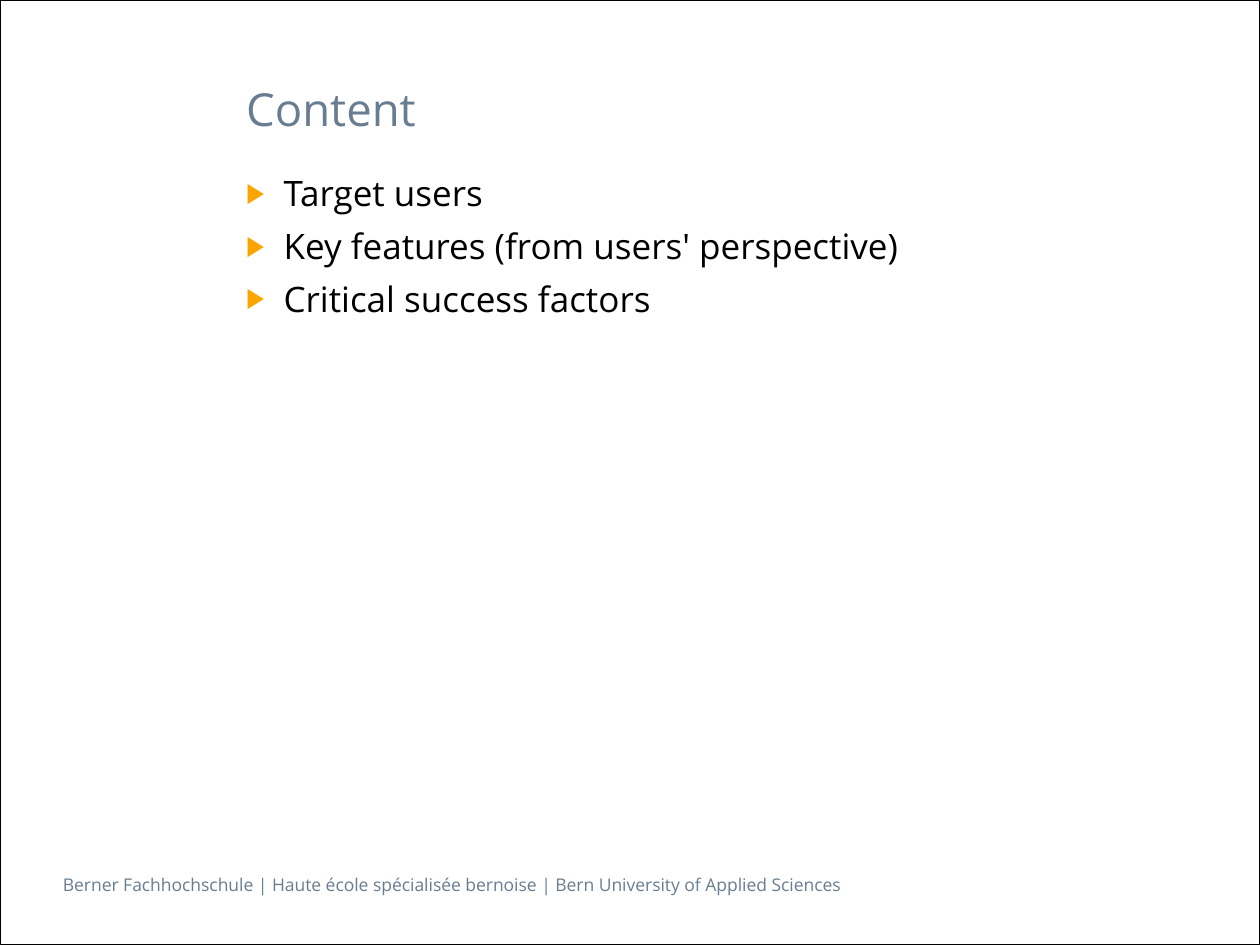
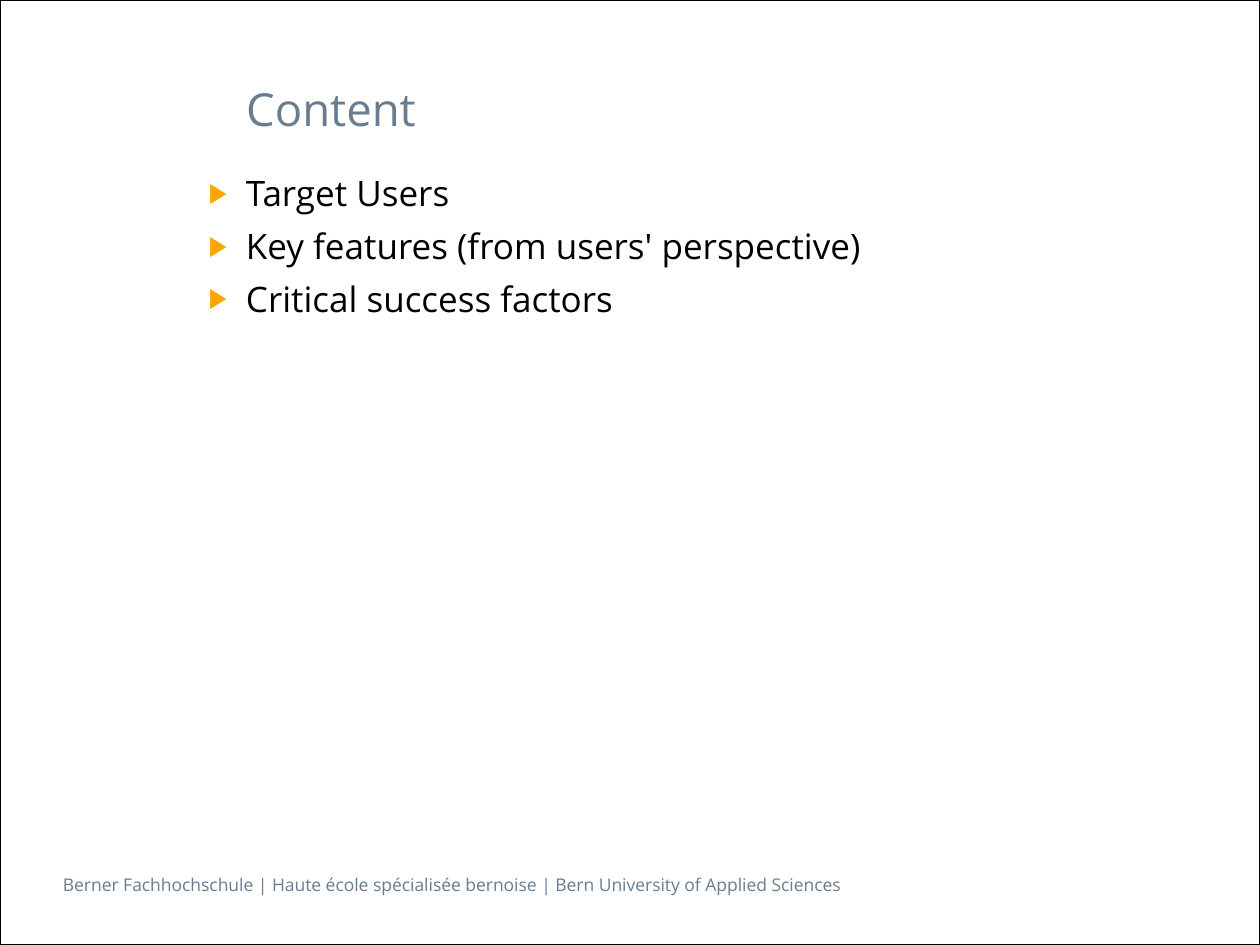
Before and after one commit to zyssm4/ch.bfh.btx8081.w2015.red, a slide deck: slide 2 of doc/Task01/Task01.pptx. Drawn at 1260x945 pixels with LibreOffice and Linux fonts; fonts in the diff are those of the drawing. Boxes give left, top, right and bottom in pixels: in the first picture for what was removed or moved away, otherwise in the second. Text is boxed around its words. In the diff, an @@ line names an element or a change of style, - is before the commit and + after.

```diff
--- a/doc/Task01/Task01.pptx
+++ b/doc/Task01/Task01.pptx
@@ text "Target Users": place and size @@
-text "Target Users" at bbox=[284, 181, 898, 313]
+text "Target Users" at bbox=[246, 181, 861, 313]
@@ text at bbox=[246, 181, 449, 215]: text changed @@
-▶ Target users
+▶ Target Users
```
Also in this commit, not shown: 4 other slides changed.
